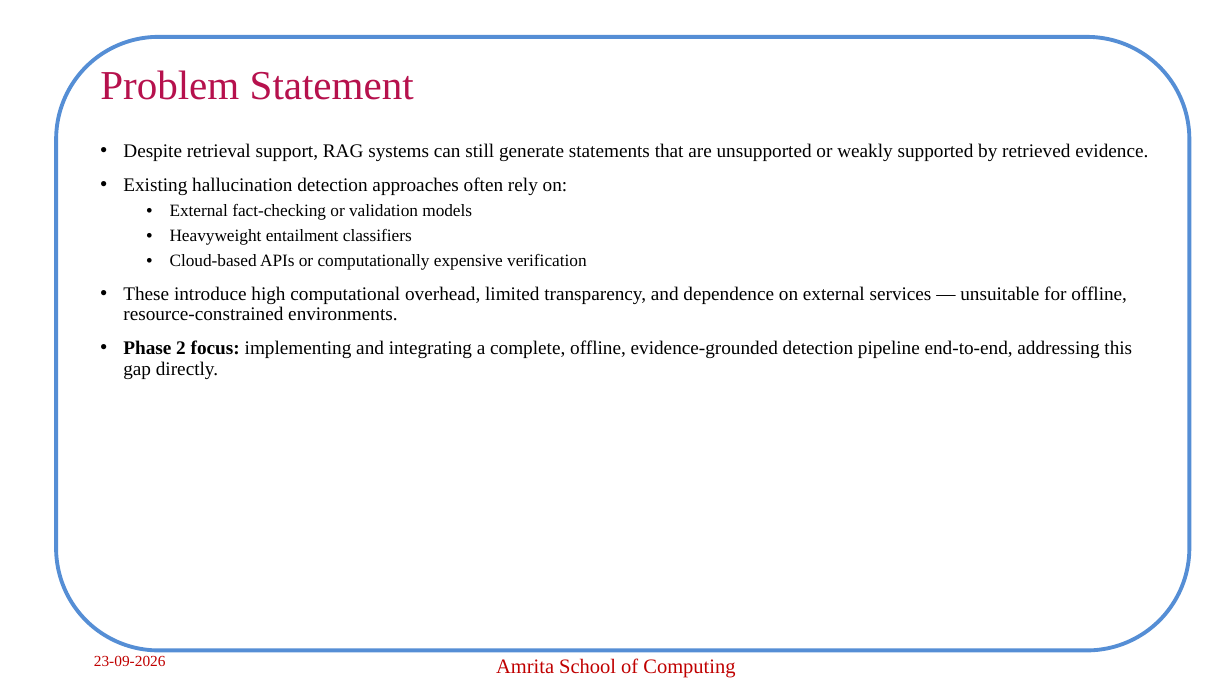
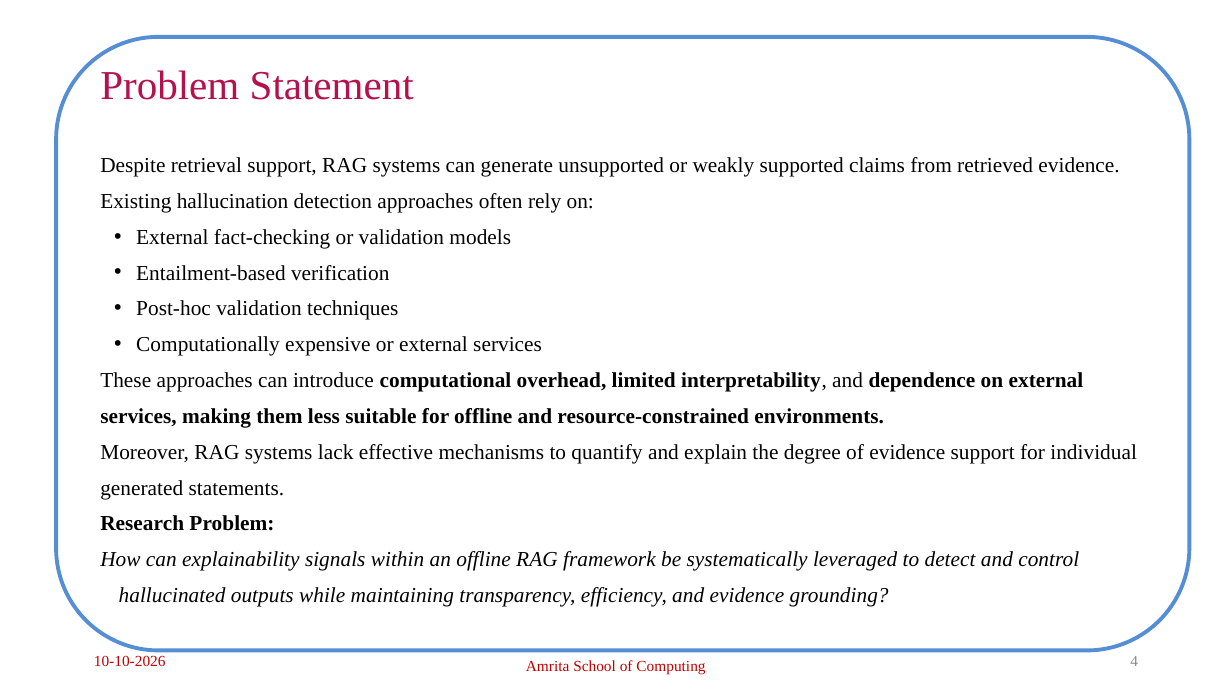
Before and after one commit to archabiju/hallucination-control-rag, a slide deck: slide 4 of presentations/Panel_Review2_CB.SC.P2CSE25001.pptx. Drawn at 1232x693 pixels with LibreOffice and Linux fonts; fonts in the diff are those of the drawing; background and template pictures are left out. Boxes give left, top, right and bottom in pixels: in the first picture for what was removed or moved away, otherwise in the second. Text is boxed around its words. In the diff, an @@ line names an element or a change of style, - is before the commit and + after.

```diff
--- a/presentations/Panel_Review2_CB.SC.P2CSE25001.pptx
+++ b/presentations/Panel_Review2_CB.SC.P2CSE25001.pptx
@@ text at [100,157,1119,177]: text changed; size 15 to 16.6 pt @@
-• Despite retrieval support, RAG systems can still generate statements that are unsupported or weakly supported by retrieved evidence.
+Despite retrieval support, RAG systems can generate unsupported or weakly supported claims from retrieved evidence.
@@ text at [100,193,594,249]: size 15 to 16.6 pt in "Existing hallucination detection approaches often rely on:"; size 13.5 to 16.6 pt in "External fact-checking or validation models"; bullet • to none; line spacing 0.9 to 1.4; less space between paragraphs; list level 2 to 1 in "External fact-checking or validation models" @@
@@ text at [100,265,1137,607]: text changed; size 15 to 16.6 pt @@
-  • Heavyweight entailment classifiers
-  • Cloud-based APIs or computationally expensive verification
-• These introduce high computational overhead, limited transparency, and dependence on external services — unsuitable for offline, resource-constrained environments.
-• Phase 2 focus: implementing and integrating a complete, offline, evidence-grounded detection pipeline end-to-end, addressing this gap directly.
+• Entailment-based verification
+• Post-hoc validation techniques
+• Computationally expensive or external services
+These approaches can introduce computational overhead, limited interpretability, and dependence on external services, making them less suitable for offline and resource-constrained environments.
+Moreover, RAG systems lack effective mechanisms to quantify and explain the degree of evidence support for individual generated statements.
+Research Problem:
+How can explainability signals within an offline RAG framework be systematically leveraged to detect and control hallucinated outputs while maintaining transparency, efficiency, and evidence grounding?
@@ text at [94,655,166,666]: text changed @@
-23-09-2026
+10-10-2026
@@ text "Amrita School of Computing" at [526,660,705,674]: size 16 to 12 pt @@
@@ page number added at [1130,656,1138,666], 12 pt, text #8C8C8C @@
+4
```
Also in this commit, not shown: 14 other slides changed, 17 slides added, 2 slides removed, 52 other files.
